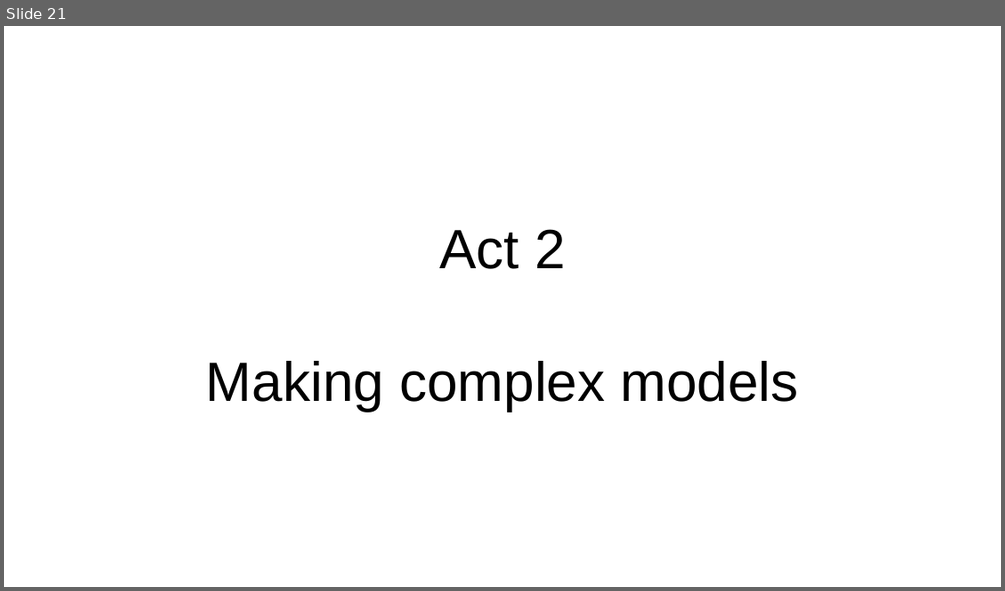
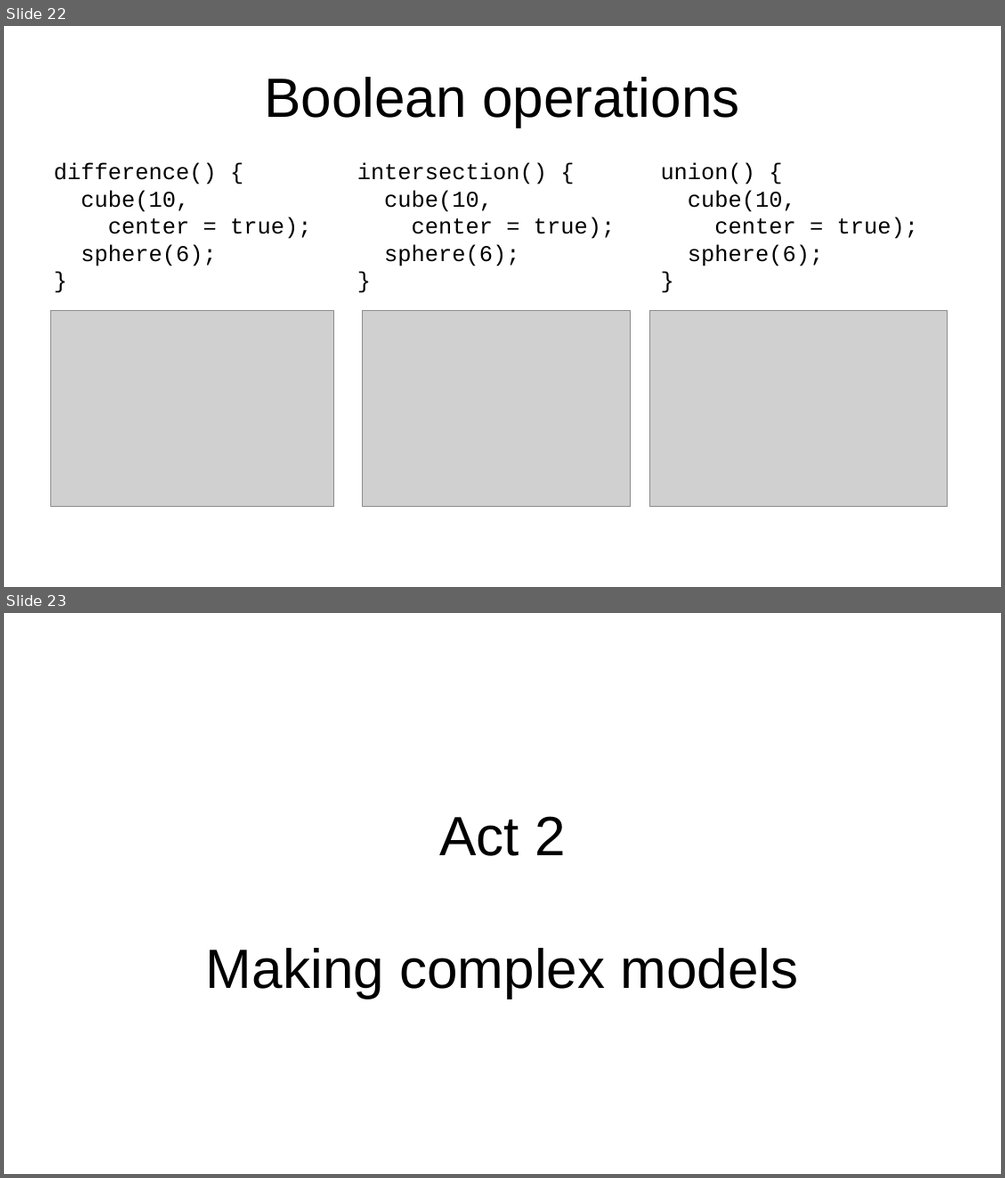
Before and after one commit to ftvkyo/openscad-workshop, a slide deck: slides/20250928 OpenSCAD for Beginners.odp. Shown one above the other, each under a label of ours: slide 21 before the commit, slides 22 and 23 after it. The pictures are 1005x591 and 1005x1178 pixels, drawn with LibreOffice and Linux fonts; fonts in the diff are those of the drawing; grey boxes stand for pictures. Boxes give left, top, right and bottom in pixels: in the first picture for what was removed or moved away, otherwise in the second. Text is boxed around its words. In the diff, an @@ line names an element or a change of style, - is before the commit and + after.

```diff
--- a/slides/20250928 OpenSCAD for Beginners.odp
+++ b/slides/20250928 OpenSCAD for Beginners.odp
@@ slide 22 added at (4,26,1001,587), background #FFFFFF @@
@@ title added at (264,77,740,127), 44 pt, text #000000 @@
+Boolean operations
@@ text added at (54,163,311,266), 18 pt, text #000000 @@
+difference() {
+cube(10,
+center = true);
+sphere(6);
+}
@@ text added at (357,163,615,266), 18 pt, text #000000 @@
+intersection() {
+cube(10,
+center = true);
+sphere(6);
+}
@@ text added at (661,163,918,266), 18 pt, text #000000 @@
+union() {
+cube(10,
+center = true);
+sphere(6);
+}
@@ picture added at (51,311,334,507) @@
@@ picture added at (362,311,630,507) @@
@@ picture added at (651,311,948,507) @@
@@ what was slide 21 is now slide 23 @@
```
Also in this commit, not shown: 7 slides changed, 15 other slides added, 12 slides removed, 9 other files.
